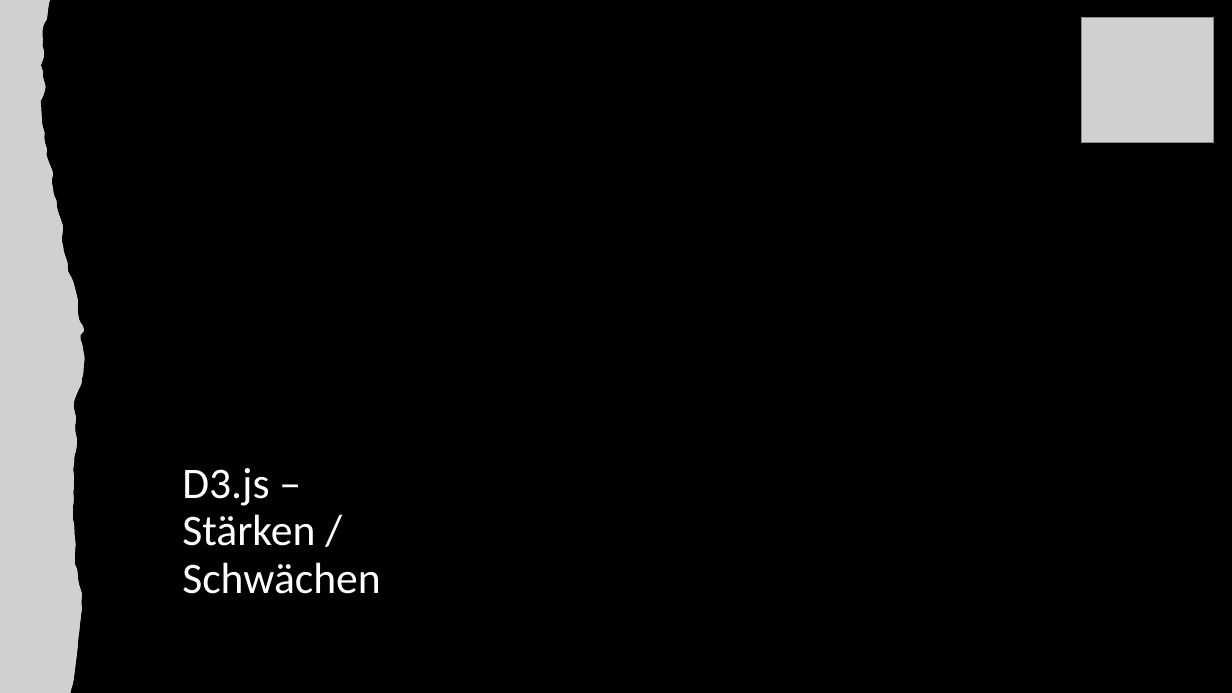
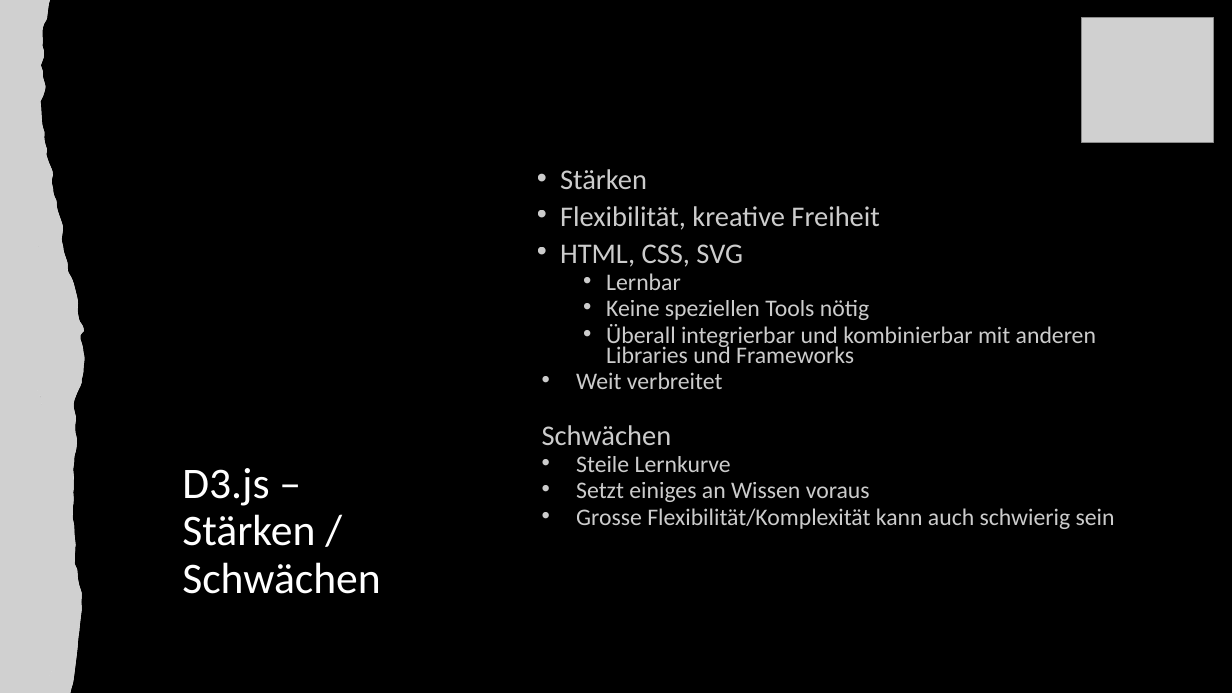
Before and after one commit to anna-staub/leiterlispiel, a slide deck: slide 6 of documents/JavaScript_Libraries/Gruppe_C_Praesentation_JSLibraries.pptx. Drawn at 1232x693 pixels with LibreOffice and Linux fonts; fonts in the diff are those of the drawing; grey boxes stand for pictures. Boxes give left, top, right and bottom in pixels: in the first picture for what was removed or moved away, otherwise in the second. Text is boxed around its words. In the diff, an @@ line names an element or a change of style, - is before the commit and + after.

Commit message:
update libraries doc und ppp

```diff
--- a/documents/JavaScript_Libraries/Gruppe_C_Praesentation_JSLibraries.pptx
+++ b/documents/JavaScript_Libraries/Gruppe_C_Praesentation_JSLibraries.pptx
@@ text added at (x1=542, y1=169, x2=1115, y2=529), 18.5 pt, text #FFFFFF at 80% opacity @@
+• Stärken
+• Flexibilität, kreative Freiheit
+• HTML, CSS, SVG
+  • Lernbar
+  • Keine speziellen Tools nötig
+  • Überall integrierbar und kombinierbar mit anderen Libraries und Frameworks
+  • Weit verbreitet
+  Schwächen
+  • Steile Lernkurve
+  • Setzt einiges an Wissen voraus
+  • Grosse Flexibilität/Komplexität kann auch schwierig sein
```
Also in this commit, not shown: 1 other slide changed, 1 other file.
